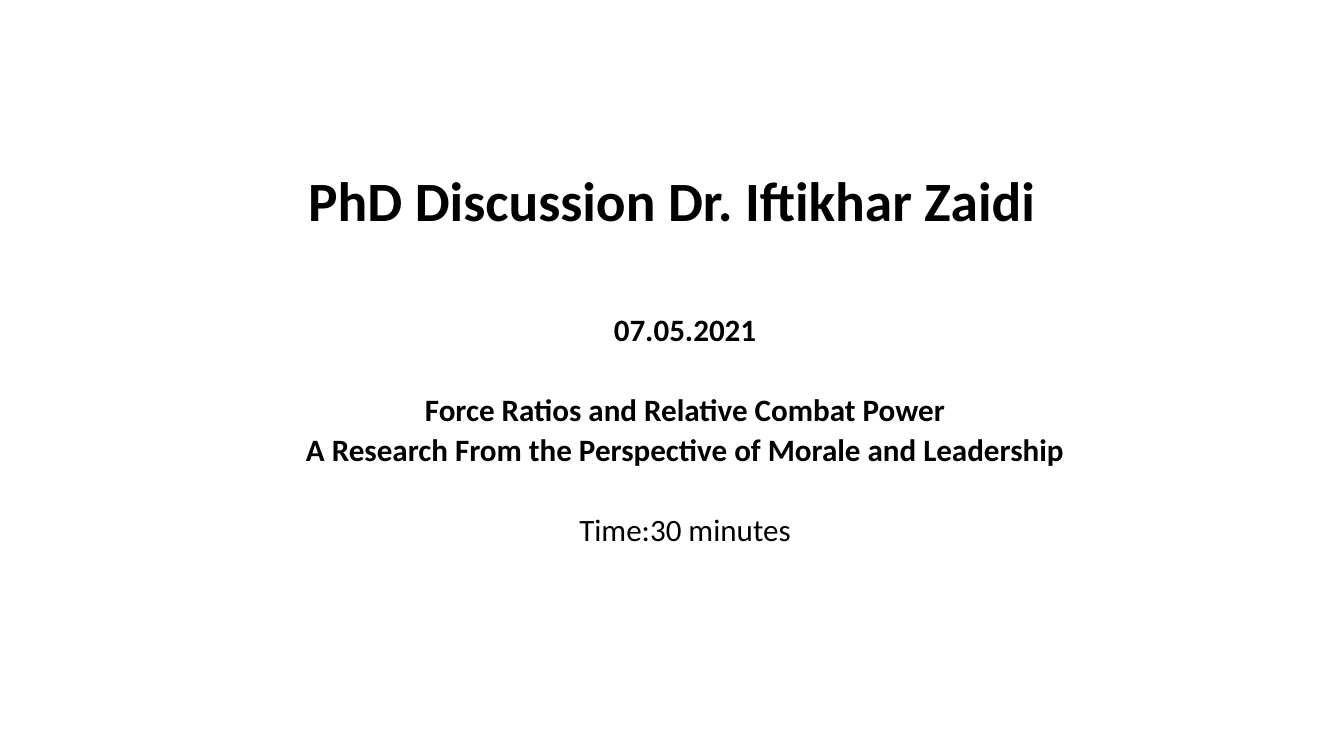
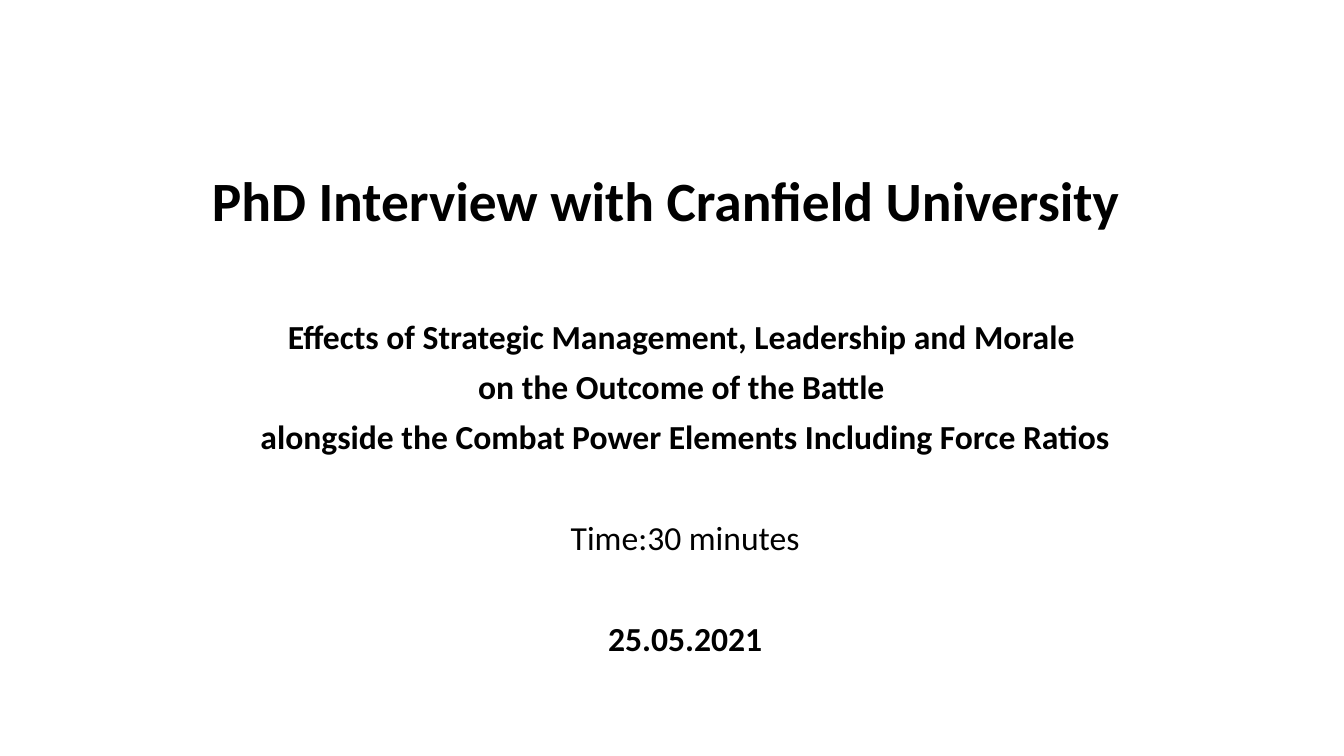
Before and after one commit to GurkanGitHub/PhD, a slide deck: slide 1 of PhD Discussion.pptx. Drawn at 1344x756 pixels with LibreOffice and Linux fonts; fonts in the diff are those of the drawing. Boxes give left, top, right and bottom in pixels: in the first picture for what was removed or moved away, otherwise in the second. Text is boxed around its words. In the diff, an @@ line names an element or a change of style, - is before the commit and + after.

```diff
--- a/PhD Discussion.pptx
+++ b/PhD Discussion.pptx
@@ title at bbox=[212, 182, 1119, 230]: text changed @@
-PhD Discussion Dr. Iftikhar Zaidi
+PhD Interview with Cranfield University
@@ subtitle at bbox=[260, 325, 1109, 455]: text changed; size 22.2 to 24 pt @@
-07.05.2021
-Force Ratios and Relative Combat Power
-A Research From the Perspective of Morale and Leadership
+Effects of Strategic Management, Leadership and Morale
+on the Outcome of the Battle
+alongside the Combat Power Elements Including Force Ratios
@@ subtitle at bbox=[571, 527, 800, 551]: size 22.2 to 24 pt in "Time:30 minutes"; line spacing 0.7 to 0.9 @@
@@ subtitle at bbox=[608, 629, 762, 652]: paragraph added @@
+25.05.2021
```
Also in this commit, not shown: 6 other slides changed, 2 slides added, 1 other file.
